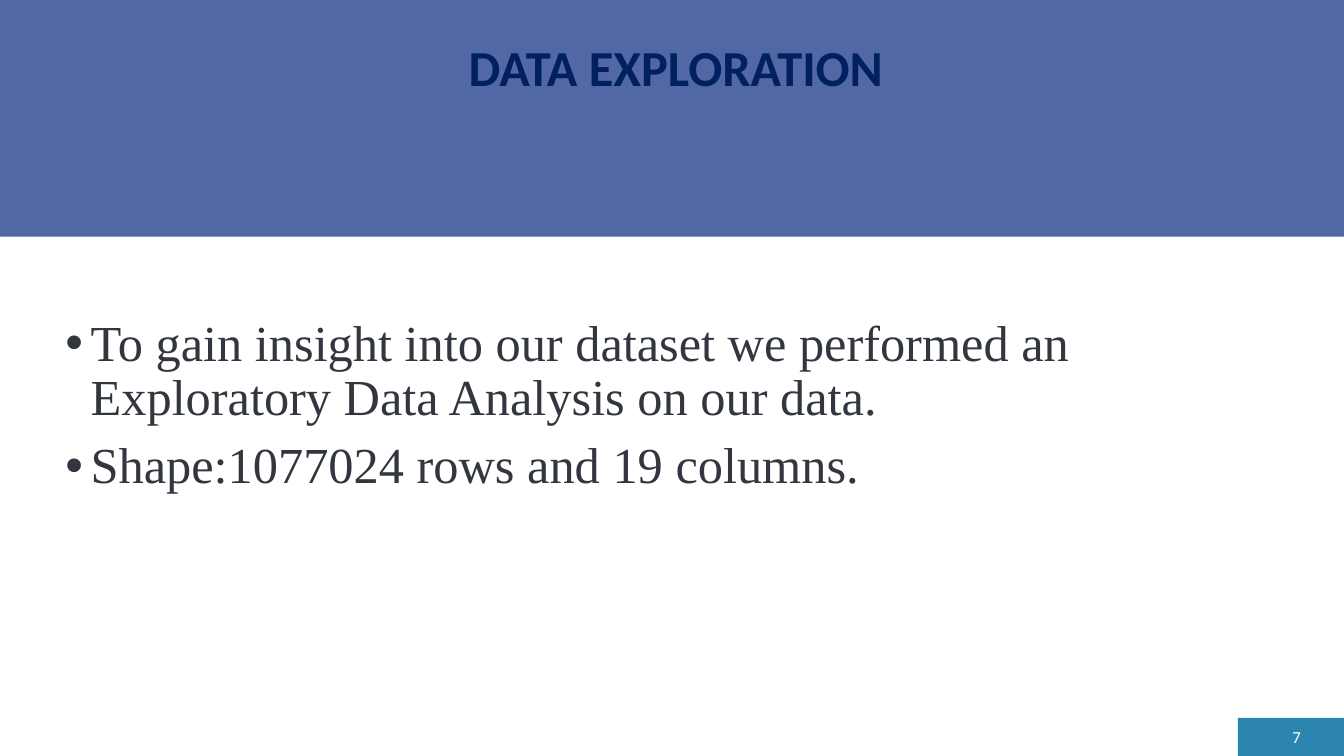
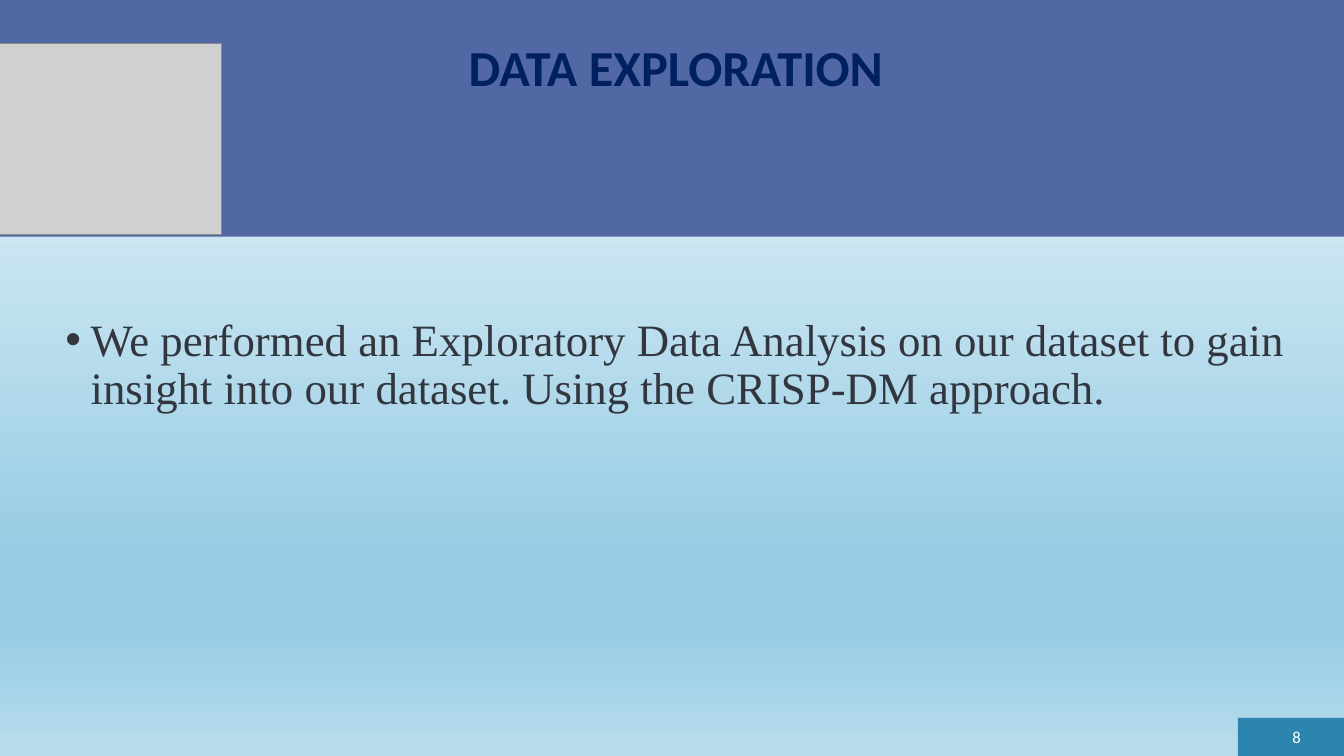
Before and after one commit to elvis-darko/Team_Zurich_Capstone_Project, a slide deck: slide 8 of Assets/dev/TEAM ZURICH.pptx (slide 7 before the commit). Drawn at 1344x756 pixels with LibreOffice and Linux fonts; fonts in the diff are those of the drawing; grey boxes stand for pictures. Boxes give left, top, right and bottom in pixels: in the first picture for what was removed or moved away, otherwise in the second. Text is boxed around its words. In the diff, an @@ line names an element or a change of style, - is before the commit and + after.

```diff
--- a/Assets/dev/TEAM ZURICH.pptx
+++ b/Assets/dev/TEAM ZURICH.pptx
@@ background #FFFFFF to gradient #F3F9FC to #96CCE4 to #B9DDED @@
@@ picture added at (0, 43, 222, 234) @@
@@ text at (91, 324, 1283, 414): text changed; size 36 to 32 pt @@
-• To gain insight into our dataset we performed an Exploratory Data Analysis on our data.
-• Shape:1077024 rows and 19 columns.
+• We performed an Exploratory Data Analysis on our dataset to gain insight into our dataset. Using the CRISP-DM approach.
@@ page number at (1292, 731, 1300, 743): text changed @@
-7
+8
```
Also in this commit, not shown: 10 other slides changed, 13 slides added, 1 slide removed.
